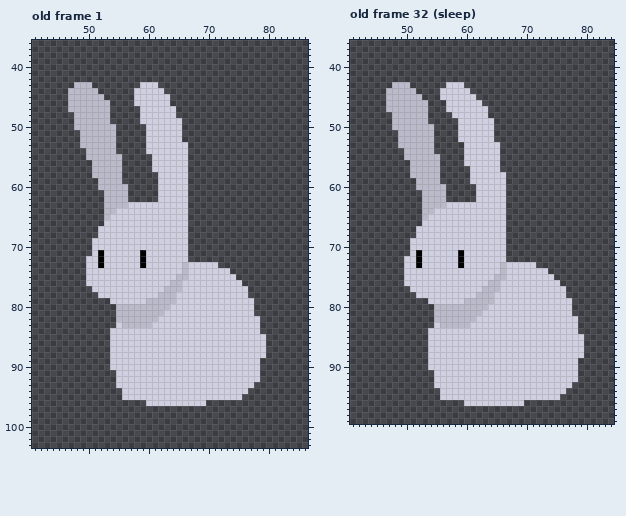
Edited in one commit: pixel-art file (Assets/Art/Sprites/bunny.aseprite). The picture above was drawn from the file before the commit.
128x128 pixels, 56 frames. Shown: old frame 1: x 41..86, y 36..103; old frame 32 (sleep): x 41..84, y 36..99. The commit also changed other frames, which this record leaves out.
Once edited:
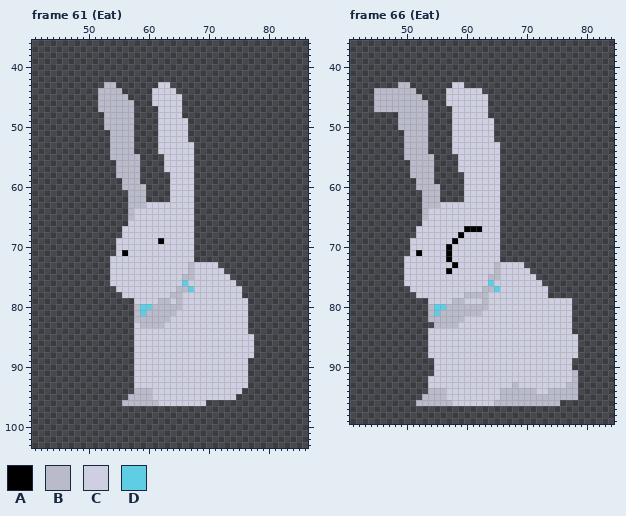
Palette (. is transparent): A #000000  B #b9baca  C #cecfe0  D #5fcde4
A new or re-ordered frame is compared with the old frame closest to it.
Commit: add chompmp3;add eat anim
Changes in this commit:
frames 56 -> 66
Changed rows in their new state; - is an unchanged pixel.
Frame 61 (Eat) is new; against old frame 1:
first column x 47:
 43 -...--BB----...CC----------------
 44 .....BBBB--...--CC---------------
 45 .....-BBBB-...---CC--------------
 46 .....--BBBB...---CC--------------
 47 .....--BBBB-...---C--------------
 48 -.....-BBBB-...---C--------------
 49 -.....-BBBB-...----C-------------
 50 -.....--BBB--..----C-------------
 51 --.....-BBB--..----C-------------
 52 --.....-BBB--..----C-------------
 53 --.....-BBB--..-----C------------
 54 ---....-BBB--..-----C------------
 55 ---....--BBB--..----C------------
 56 ----....-BBB--..----C------------
 57 ----....-BBB--..----C------------
 58 ----....-BBB---..---C------------
 59 -----....BBB---..---C------------
 60 -----....-BBB--..---C------------
 61 ------....BBB--..---C------------
 62 ------....BBB--..---C------------
 63 ------....BBB-------C------------
 64 ------....B---------C------------
 65 ------....B---------C------------
 66 ------....----------C------------
 67 -----....-----------C------------
 68 -----....-----------C------------
 69 ----....-------A----C------------
 70 ----....------------C------------
 71 ----....-A--C-------C------------
 72 ---....-----C-------C------------
 73 ---....-----C------CB------------
 74 ---....------------CB-----.------
 75 ---....-----------C-B------.-----
 76 ---....----------CCD--------.----
 77 ----....--------CC-BD--------.---
 78 -----....------CC-B----------.---
 79 -------....--CC--CB-----------.--
 80 --------...-DD---BB-----------.--
 81 --------...-D---BB------------.--
 82 --------...----BB-------------..-
 83 --------...C--BB--------------..-
 84 -------....-------------------..-
 85 -------....--------------------..
 86 -------....--------------------..
 87 -------....--------------------..
 88 -------....--------------------..
 89 -------....-------------------..-
 90 -------....-------------------..-
 91 --------...-------------------..-
 92 --------...-------------------..-
 93 --------...-------------------.--
 94 ---------..BBB---------------.---
 95 ---------.BBBB--------------.----
 96 ---------BBBBBB------------------
Frame 66 (Eat) is new; against old frame 32 (sleep):
first column x 45:
 43 ---.--------.----------------------
 44 BB---------.----CC-----------------
 45 BB---------.-----CC----------------
 46 BB----------------C----------------
 47 BB----------.----------------------
 48 ---.-------------------------------
 49 ---.---------C---------------------
 50 ---.-----.---C---------------------
 51 ----.----.---C---------------------
 52 ----.----.---C---------------------
 53 ----.----.---CC--------------------
 54 ---------.---CC--------------------
 55 ----------.---C--------------------
 56 ----------.---C--------------------
 57 ----------.---CC-------------------
 58 ----------.----C-----.-------------
 59 ----------.----C-----.-------------
 60 -----------.---CC----.-------------
 61 -----------.---CC----.-------------
 62 -----------.---CC----.-------------
 63 -----------C---------.-------------
 64 ---------C-----------.-------------
 65 ---------------------.-------------
 66 ---------------------.-------------
 67 ---------------AAA---.-------------
 68 --------------A------.-------------
 69 -------------A-------.-------------
 70 ------------A--------.-------------
 71 ------------A-C------.-------------
 72 -------C----A-C------.-------------
 73 -------C-----AC-----BC---..--------
 74 ------------A-------BC----...------
 75 -------------------B-C-----...-----
 76 -------------------DC-------...----
 77 --------------------D--------...---
 78 ---------------BB--C---------...---
 79 -------------BBCCC-C---------------
 80 ---------BDD-----------------------
 81 ---------BD------------------------
 82 ---------B-----CC----------------.-
 83 ----------B---CC-----------------.-
 84 ---------------------------------.-
 85 ----------------------------------.
 86 ----------------------------------.
 87 ----------------------------------.
 88 ----------------------------------.
 89 ---------.-----------------------.-
 90 ---------.-----------------------.-
 91 ---------------------------------B-
 92 ---------C-----------------------B-
 93 ---------C-------------B--------BB-
 94 ---------BBB---------BBBBBB--BBBBB-
 95 --------BBBB---------BBBBBBBBBBBBB-
 96 -------BBBBBBCC-----BBBBBBBBBBB----
Pixel boxes of the changes (left, top, right, bottom) in both pictures:
changed: (68, 82, 194, 406)
erased: (224, 268, 266, 400)
changed: (374, 82, 404, 148)
changed: (416, 82, 584, 406)
